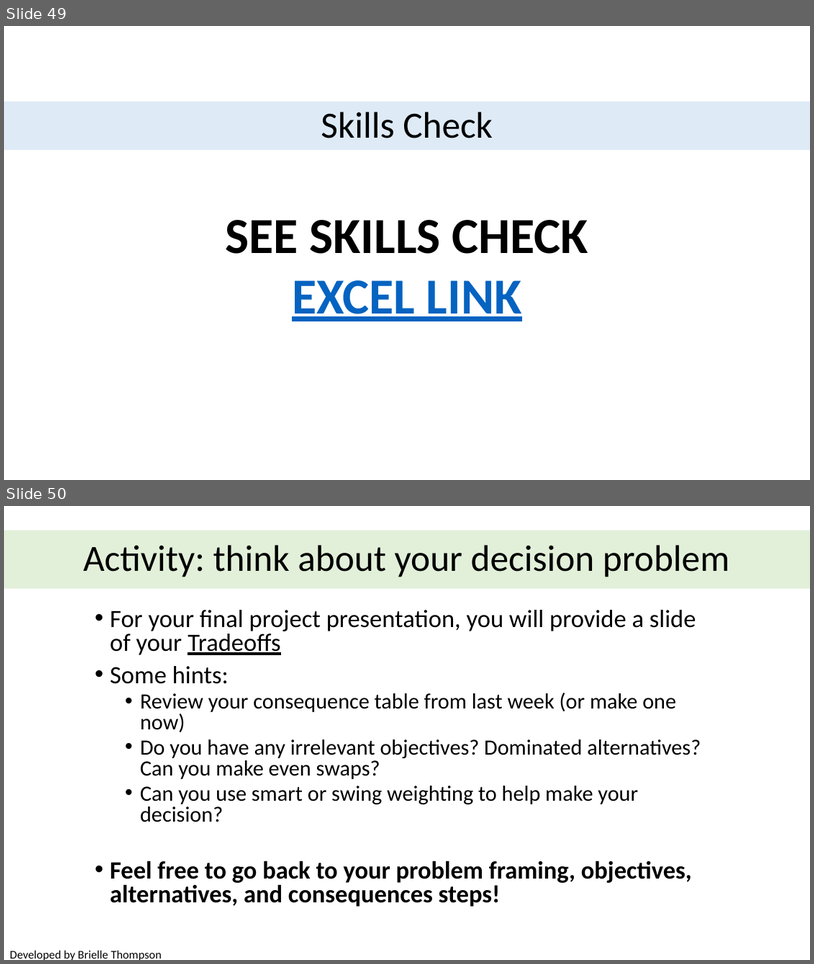
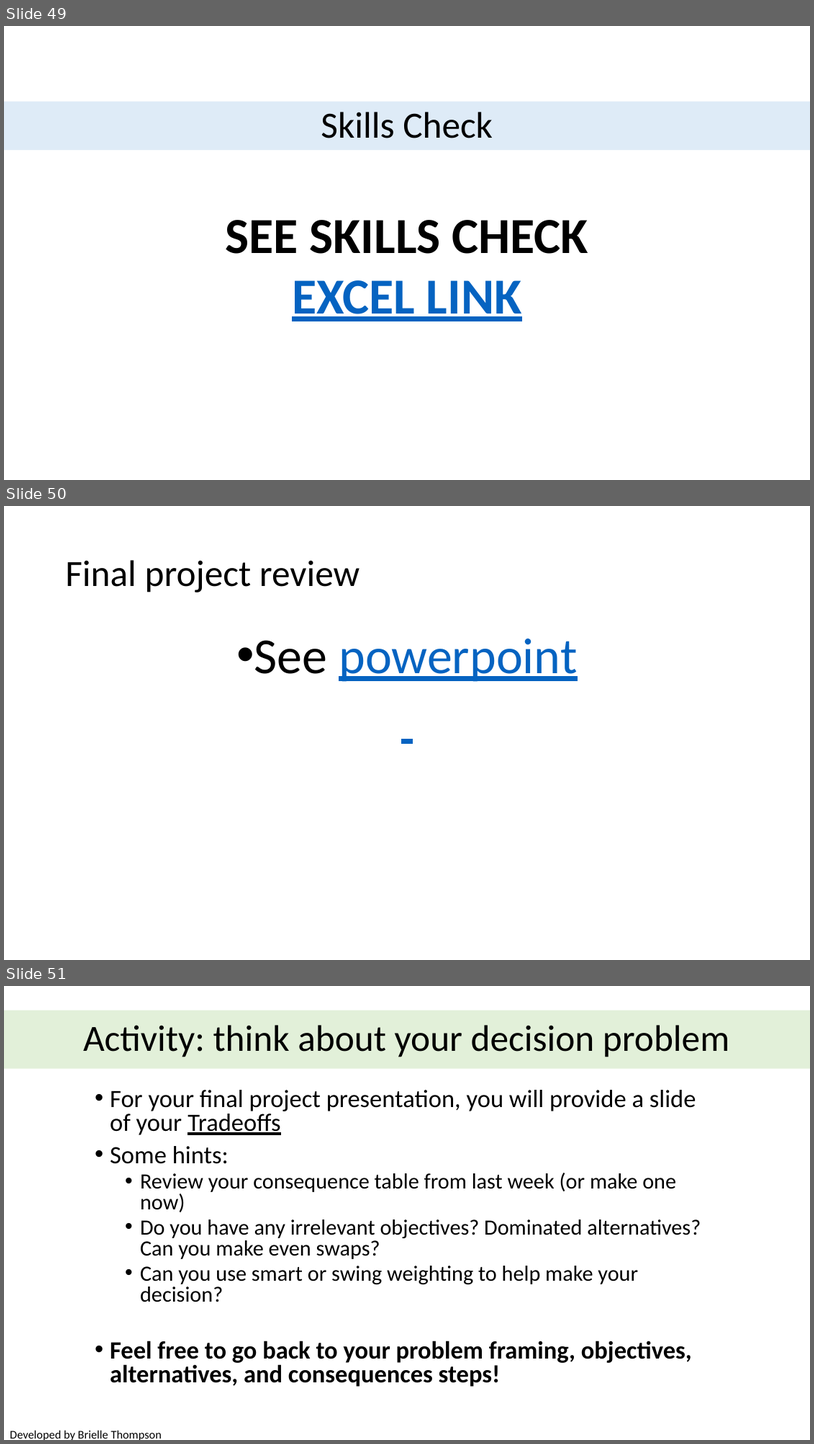
Before and after one commit to briellekthompson/NATR_8001_DecisionAnalysis_Fall25_Mizzou, a slide deck: material/Week5-Tradeoffs/Week5_SDM_Mizzou.pptx. Shown one above the other, each under a label of ours: slides 49 and 50 before the commit, slides 49, 50 and 51 after it. The pictures are 814x964 and 814x1444 pixels, drawn with LibreOffice and Linux fonts; fonts in the diff are those of the drawing; background and template pictures are left out. Boxes give left, top, right and bottom in pixels: in the first picture for what was removed or moved away, otherwise in the second. Text is boxed around its words. In the diff, an @@ line names an element or a change of style, - is before the commit and + after.

```diff
--- a/material/Week5-Tradeoffs/Week5_SDM_Mizzou.pptx
+++ b/material/Week5-Tradeoffs/Week5_SDM_Mizzou.pptx
@@ slide 50 added at bbox=[4, 506, 810, 960], background #FFFFFF @@
@@ title added at bbox=[65, 560, 360, 592], 44 pt, text #000000 @@
+Final project review
@@ text added at bbox=[255, 638, 577, 682], 60 pt, text #0563C1, underline @@
+• See powerpoint
@@ what was slide 50 is now slide 51 @@
```
Also in this commit, not shown: 4 other files.
